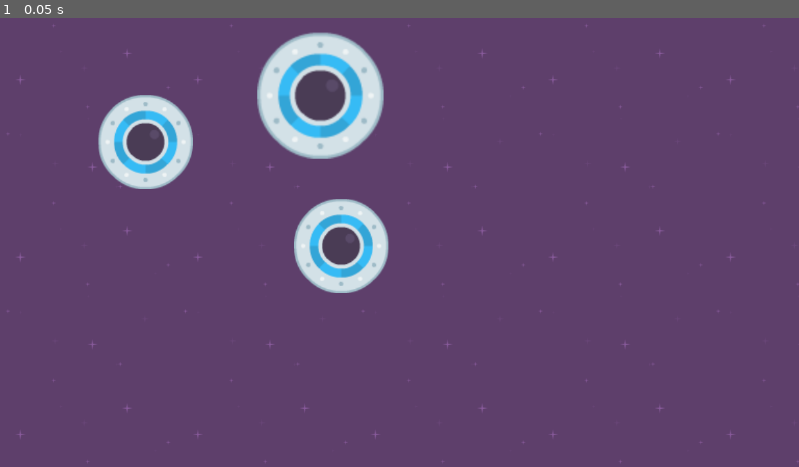
Above: before the commit, frame 1.
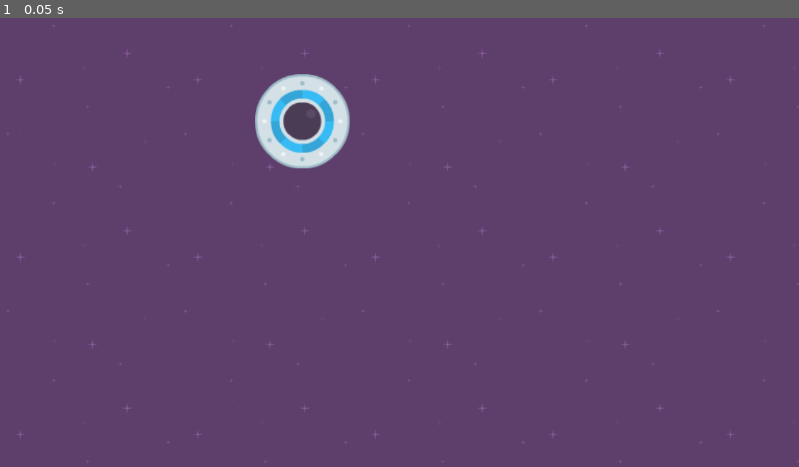
Above: after the commit, the same moment.

Repository: wdthor/Speedy-Saucer
Game: Godot game, scene res://level_1.tscn
Two runs of this game, one before a commit and one after it. Both use one fixed random seed, a clock stepped at 60 frames per second and the inputs below.
Inputs:
- Up to frame 1 (0.05 s): no input

The runs differ from the first frame. In frame 1, 6.9% of the frame differs, in the area x 12-49%, y 3-62%.

Commit message:
6- Parent & Child Relationship

Diff:
--- a/level_1.tscn
+++ b/level_1.tscn
@@ -12,15 +12,4 @@
 stretch_mode = 1
 
 [node name="Player" parent="." instance=ExtResource("2_der11")]
-position = Vector2(210, 179)
-
-[node name="Player2" parent="." instance=ExtResource("2_der11")]
-position = Vector2(462, 112)
-
-[node name="Sprite2D" parent="Player2" index="0"]
-scale = Vector2(2, 2)
-
-[node name="Player3" parent="." instance=ExtResource("2_der11")]
-position = Vector2(492, 329)
-
-[editable path="Player2"]
+position = Vector2(436, 149)
--- a/player.tscn
+++ b/player.tscn
@@ -6,7 +6,6 @@
 radius = 43.0
 
 [node name="Player" type="RigidBody2D"]
-position = Vector2(566, 250)
 gravity_scale = 0.0
 
 [node name="Sprite2D" type="Sprite2D" parent="."]
